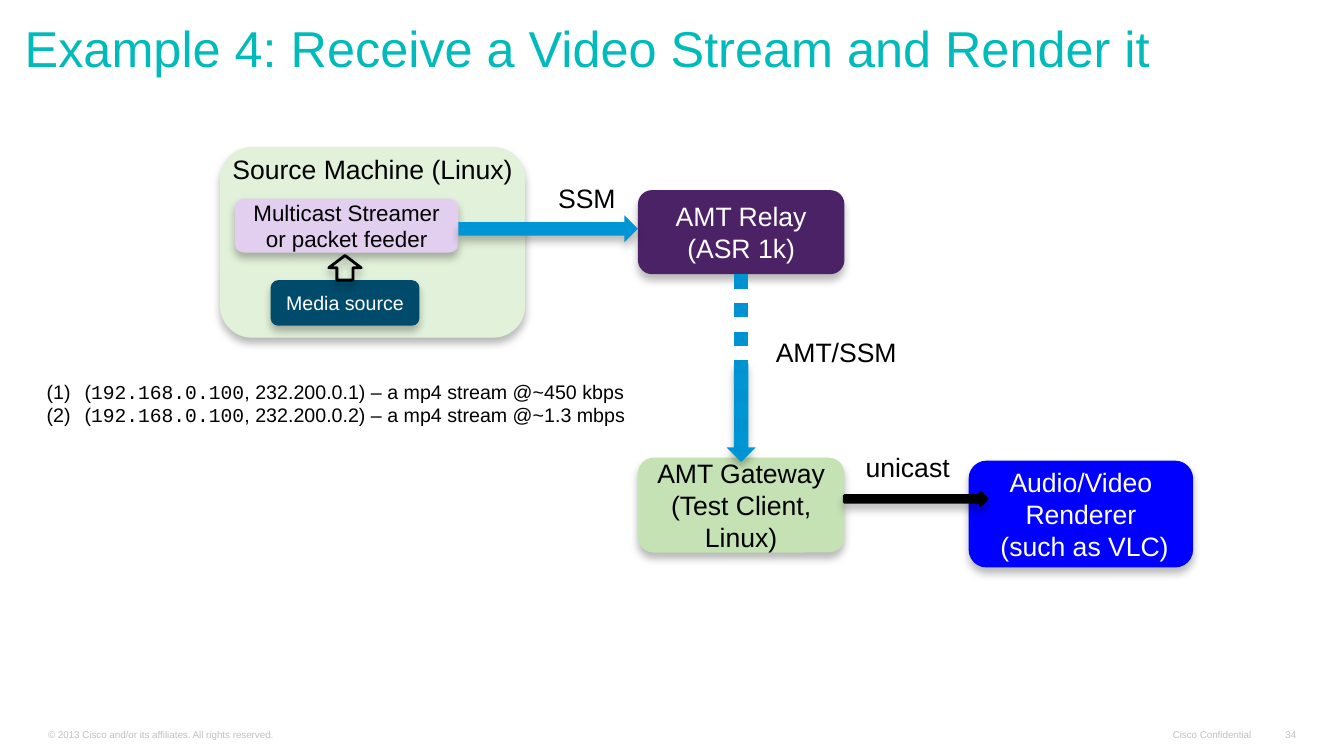
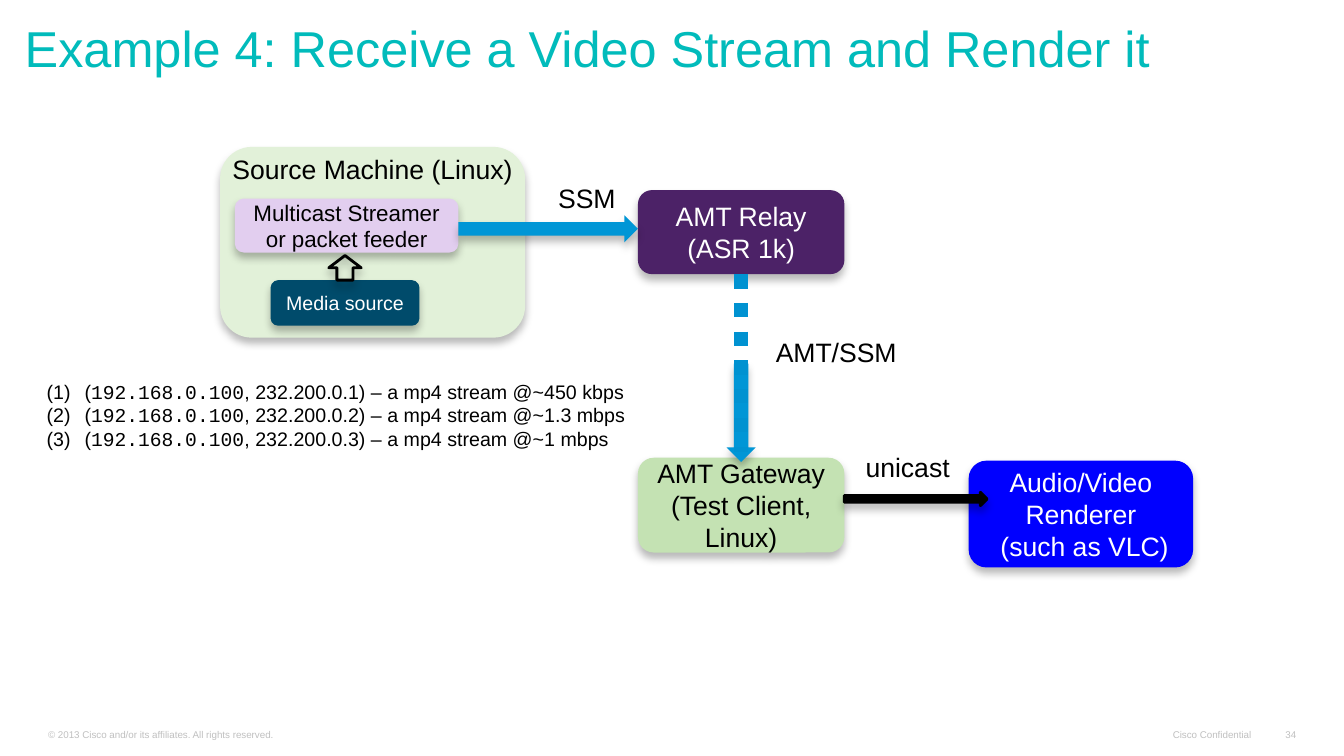
Before and after one commit to cisco/SSMAMTtools, a slide deck: slide 34 of docs/amt-gw-lib-v5.1.pptx. Drawn at 1344x756 pixels with LibreOffice and Linux fonts; fonts in the diff are those of the drawing; background and template pictures are left out. Boxes give left, top, right and bottom in pixels: in the first picture for what was removed or moved away, otherwise in the second. Text is boxed around its words. In the diff, an @@ line names an element or a change of style, - is before the commit and + after.

```diff
--- a/docs/amt-gw-lib-v5.1.pptx
+++ b/docs/amt-gw-lib-v5.1.pptx
@@ text at [85, 431, 609, 450]: paragraph added @@
+(3) (192.168.0.100, 232.200.0.3) – a mp4 stream @~1 mbps
```
Also in this commit, not shown: 10 other slides changed, 17 other files.
